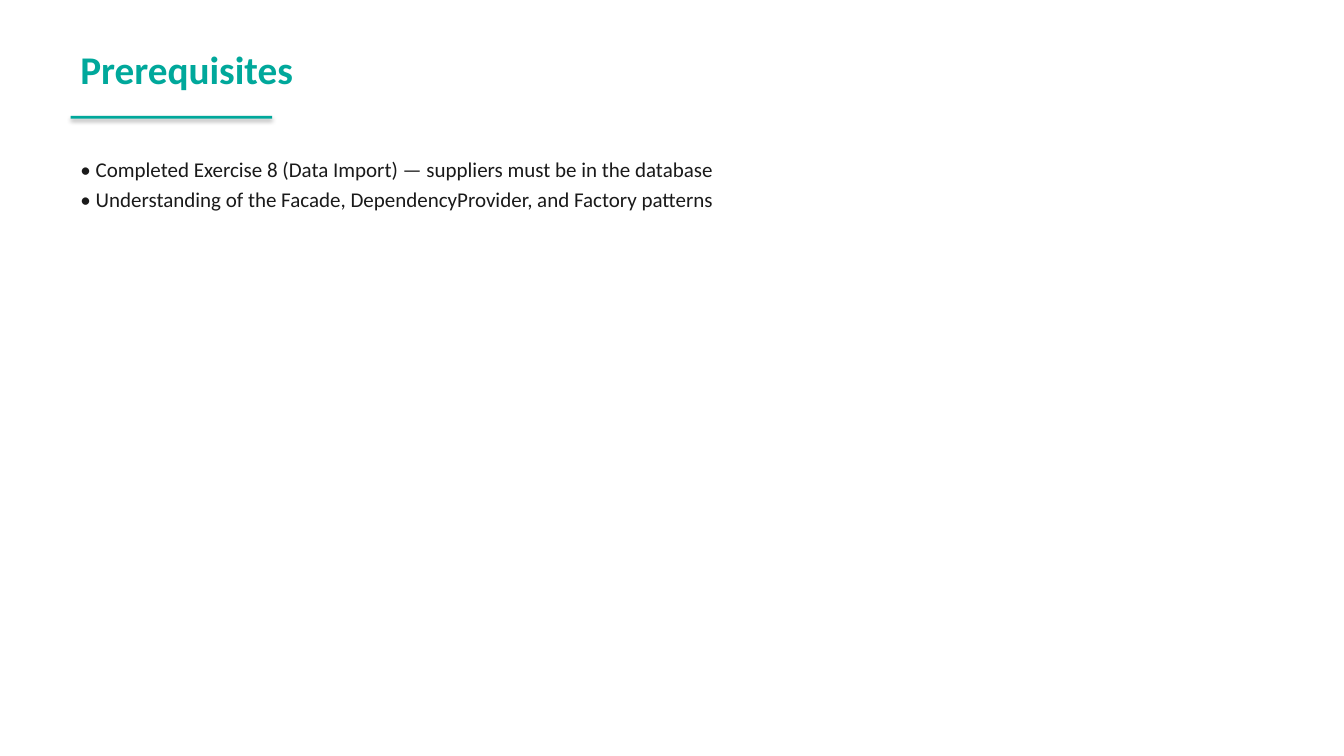
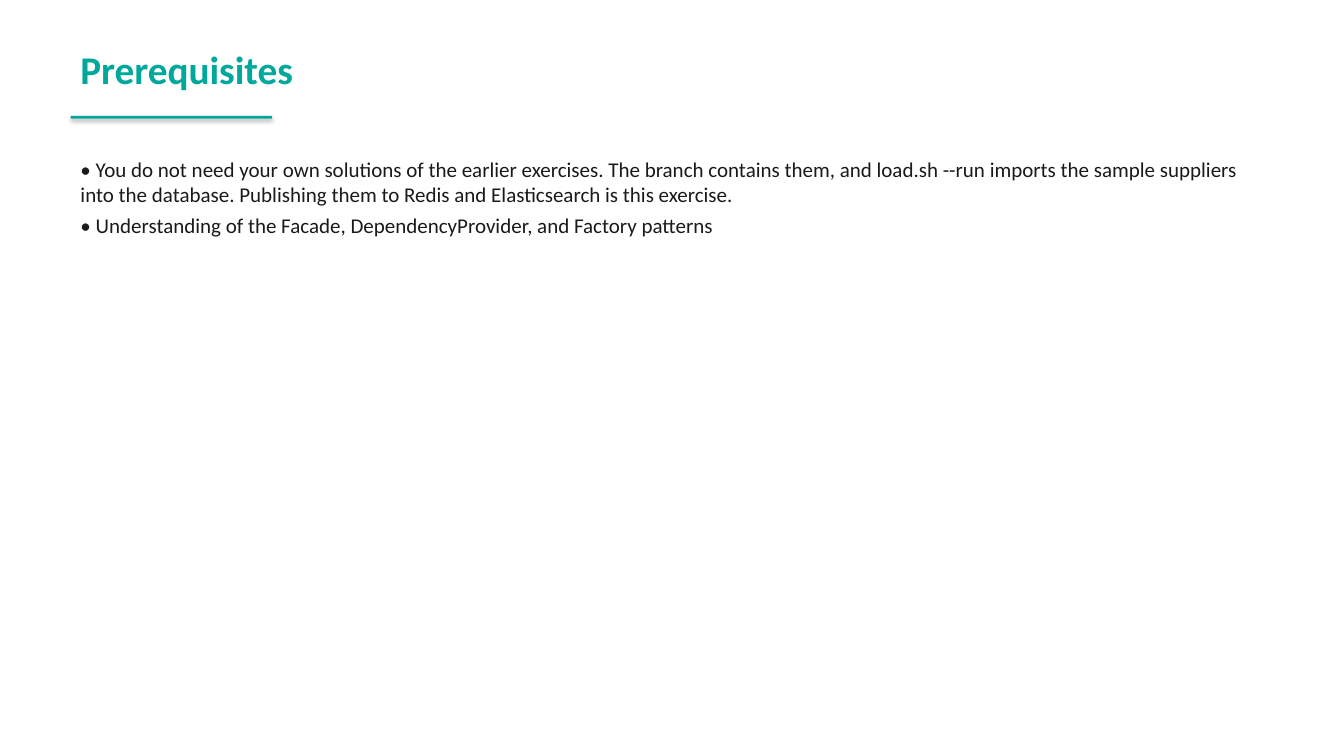
Before and after one commit to spryker-academy/instructor-exercises, a slide deck: slide 79 of guides-pptx/spryker-academy-professional.pptx. Drawn at 1344x756 pixels with LibreOffice and Linux fonts; fonts in the diff are those of the drawing. Boxes give left, top, right and bottom in pixels: in the first picture for what was removed or moved away, otherwise in the second. Text is boxed around its words. In the diff, an @@ line names an element or a change of style, - is before the commit and + after.

```diff
--- a/guides-pptx/spryker-academy-professional.pptx
+++ b/guides-pptx/spryker-academy-professional.pptx
@@ text at [80, 162, 1237, 206]: text changed @@
-• Completed Exercise 8 (Data Import) — suppliers must be in the database
+• You do not need your own solutions of the earlier exercises. The branch contains them, and load.sh --run imports the sample suppliers into the database. Publishing them to Redis and Elasticsearch is this exercise.
```
Also in this commit, not shown: 11 other slides changed, 4 slides added, 2 slides removed, 24 other files.
